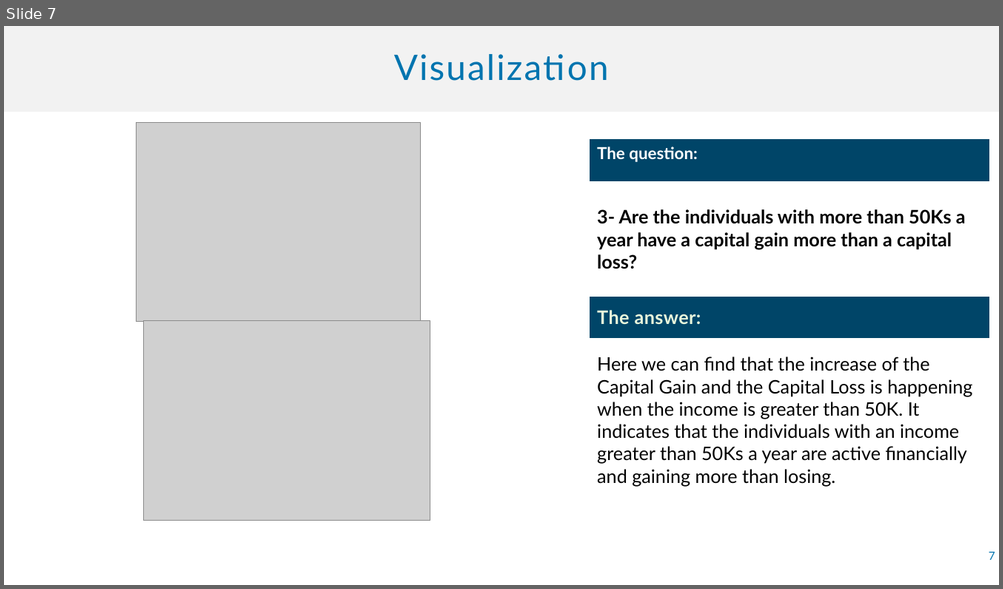
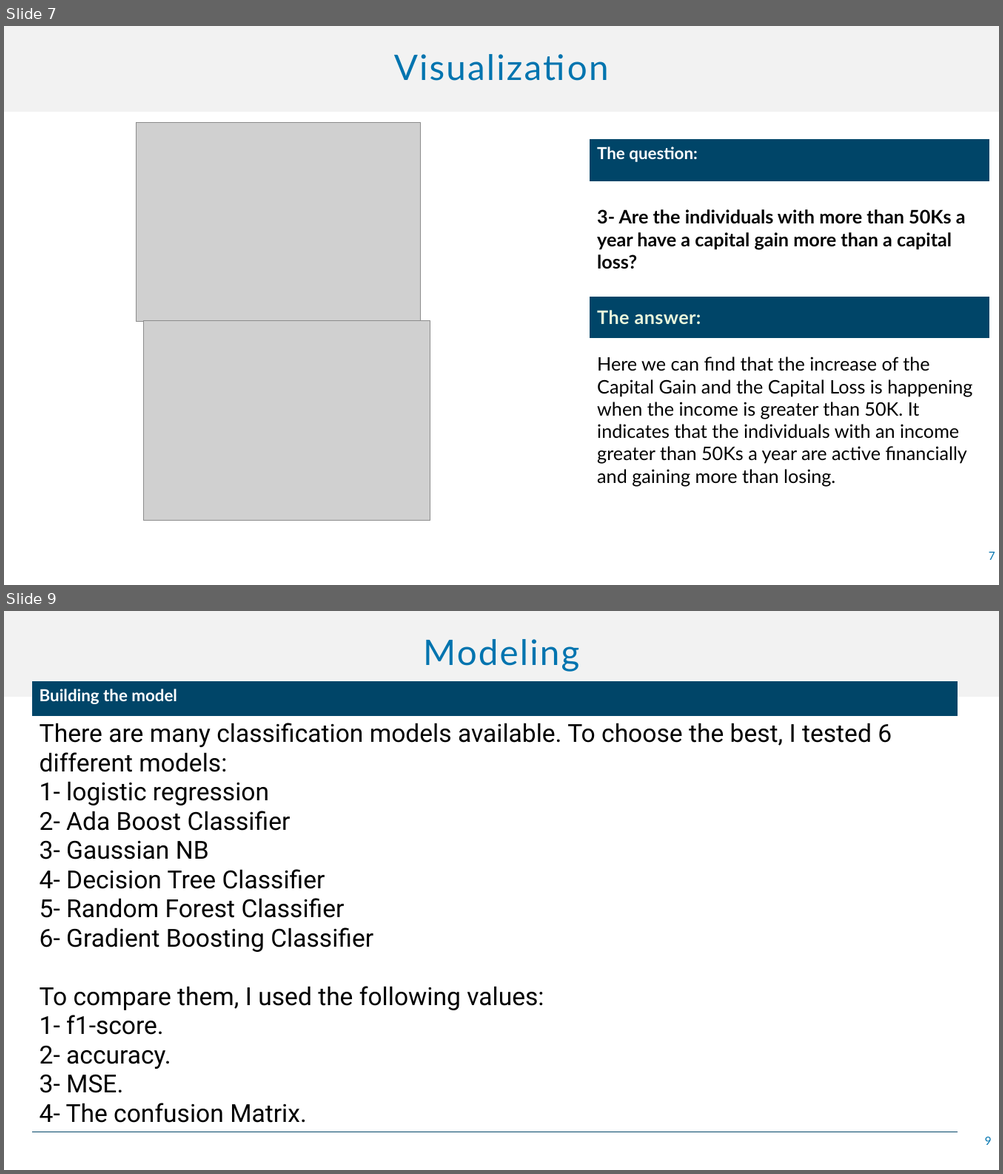
Before and after one commit to alihht/Tuwaiq_project, a slide deck: A Tuwaiq Data Science Bootcamp Project.pptx. Shown one above the other, each under a label of ours: slide 7 before the commit, slides 7 and 9 after it; the slides between them are not shown. The pictures are 1003x589 and 1003x1174 pixels, drawn with LibreOffice and Linux fonts; fonts in the diff are those of the drawing; grey boxes stand for pictures. Boxes give left, top, right and bottom in pixels: in the first picture for what was removed or moved away, otherwise in the second. Text is boxed around its words. In the diff, an @@ line names an element or a change of style, - is before the commit and + after.

```diff
--- a/A Tuwaiq Data Science Bootcamp Project.pptx
+++ b/A Tuwaiq Data Science Bootcamp Project.pptx
@@ slide 9 added at (x1=4, y1=611, x2=999, y2=1170), background #FFFFFF @@
@@ title added at (x1=423, y1=639, x2=579, y2=672), 34 pt, text #0074AF @@
+Modeling
@@ table added at (x1=31, y1=682, x2=957, y2=1142), 2 rows, 1 columns @@
+Building the model
+There are many classification models available. To choose the best, I tested 6 different models: / 1- logistic regression / 2- Ada Boost Classifier / 3- Gaussian NB / 4- Decision Tree Classifier / 5- Random Forest Classifier / 6- Gradient Boosting Classifier / To compare them, I used the following values: / 1- f1-score. / 2- accuracy. / 3- MSE. / 4- The confusion Matrix.
@@ page number added at (x1=984, y1=1137, x2=991, y2=1145), 11 pt, text #0074AF @@
+9
```
Also in this commit, not shown: 5 other slides added.
